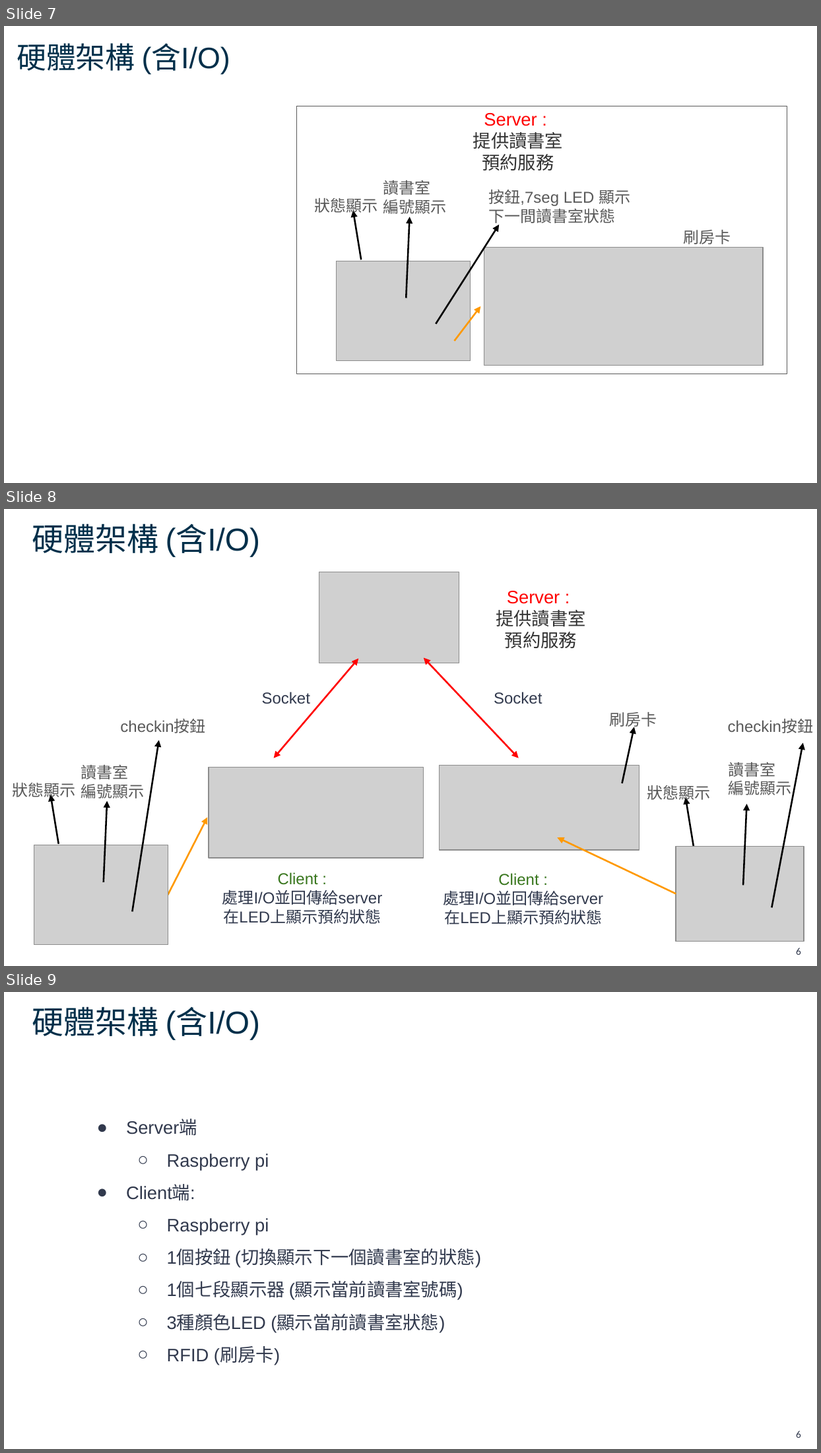
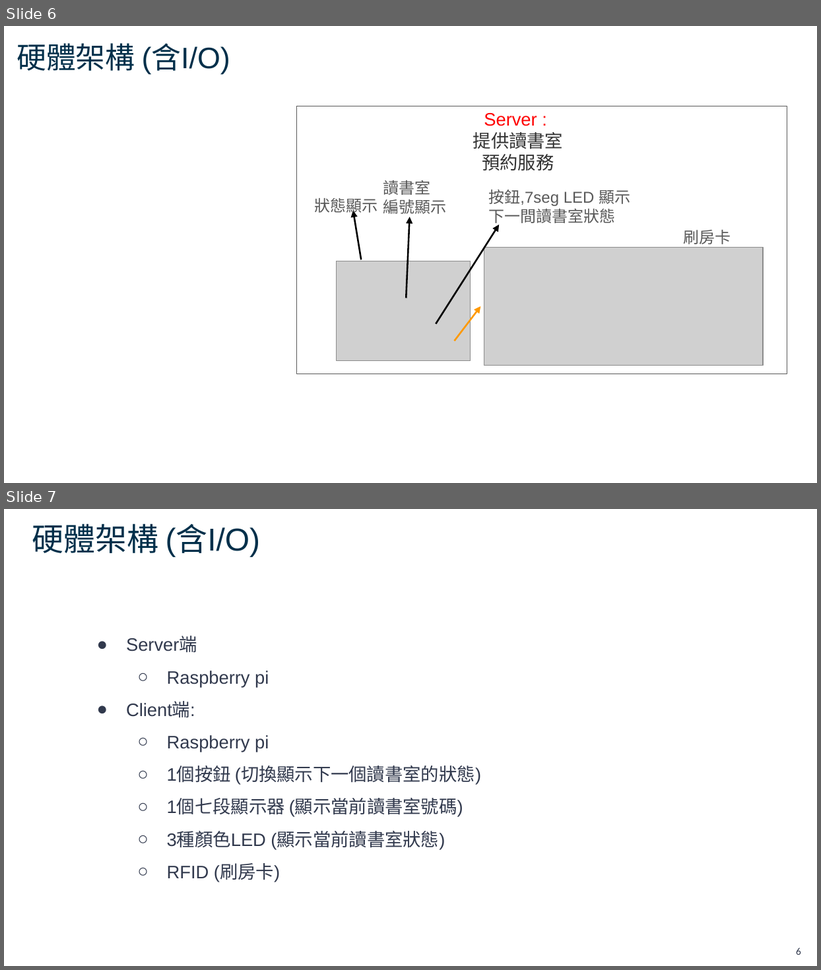
Before and after one commit to jaco267/EOS_2025, a slide deck: FP_design2_group7.pptx. Shown one above the other, each under a label of ours: slides 7, 8 and 9 before the commit, slides 6 and 7 after it. The pictures are 821x1453 and 821x970 pixels, drawn with LibreOffice and Linux fonts; fonts in the diff are those of the drawing; grey boxes stand for pictures. Boxes give left, top, right and bottom in pixels: in the first picture for what was removed or moved away, otherwise in the second. Text is boxed around its words. In the diff, an @@ line names an element or a change of style, - is before the commit and + after.

```diff
--- a/FP_design2_group7.pptx
+++ b/FP_design2_group7.pptx
@@ slide 8 removed at [4,509,817,966], background #FFFFFF @@
@@ title removed at [32,524,260,557] @@
-硬體架構 (含I/O)
@@ picture removed at [319,572,459,663] @@
@@ text removed at [496,591,585,648] @@
-Server :
-提供讀書室
-預約服務
@@ double arrow removed from (358, 659) to (274, 758) @@
@@ double arrow removed from (424, 657) to (519, 758) @@
@@ text removed at [262,692,310,704] @@
-Socket
@@ text removed at [494,692,542,704] @@
-Socket
@@ text removed at [120,720,205,733] @@
-checkin按鈕
@@ text removed at [610,712,657,730] @@
-刷房卡
@@ text removed at [728,720,813,733] @@
-checkin按鈕
@@ arrow removed from (133, 912) to (159, 741) @@
@@ arrow removed from (622, 784) to (634, 727) @@
@@ arrow removed from (772, 908) to (803, 743) @@
@@ text removed at [81,765,144,799] @@
-讀書室
-編號顯示
@@ picture removed at [439,766,639,850] @@
@@ text removed at [729,762,792,799] @@
-讀書室
-編號顯示
@@ text removed at [12,783,75,800] @@
-狀態顯示
@@ picture removed at [209,768,424,859] @@
@@ text removed at [647,786,710,803] @@
-狀態顯示
@@ arrow removed from (59, 844) to (50, 795) @@
@@ arrow removed from (103, 882) to (107, 801) @@
@@ arrow removed from (694, 848) to (685, 797) @@
@@ arrow removed from (743, 885) to (747, 804) @@
@@ arrow removed from (168, 895) to (207, 817) @@
@@ arrow removed from (676, 894) to (557, 838) @@
@@ picture removed at [34,846,168,946] @@
@@ picture removed at [676,846,803,941] @@
@@ text removed at [222,873,382,924] @@
-Client :
-處理I/O並回傳給server
-在LED上顯示預約狀態
@@ text removed at [443,873,603,925] @@
-Client :
-處理I/O並回傳給server
-在LED上顯示預約狀態
@@ text removed at [796,948,801,955] @@
-6
@@ what was slide 7 is now slide 6 @@
@@ what was slide 9 is now slide 7 @@
```
Also in this commit, not shown: 3 slides changed, 2 other slides removed, 1 other file.
